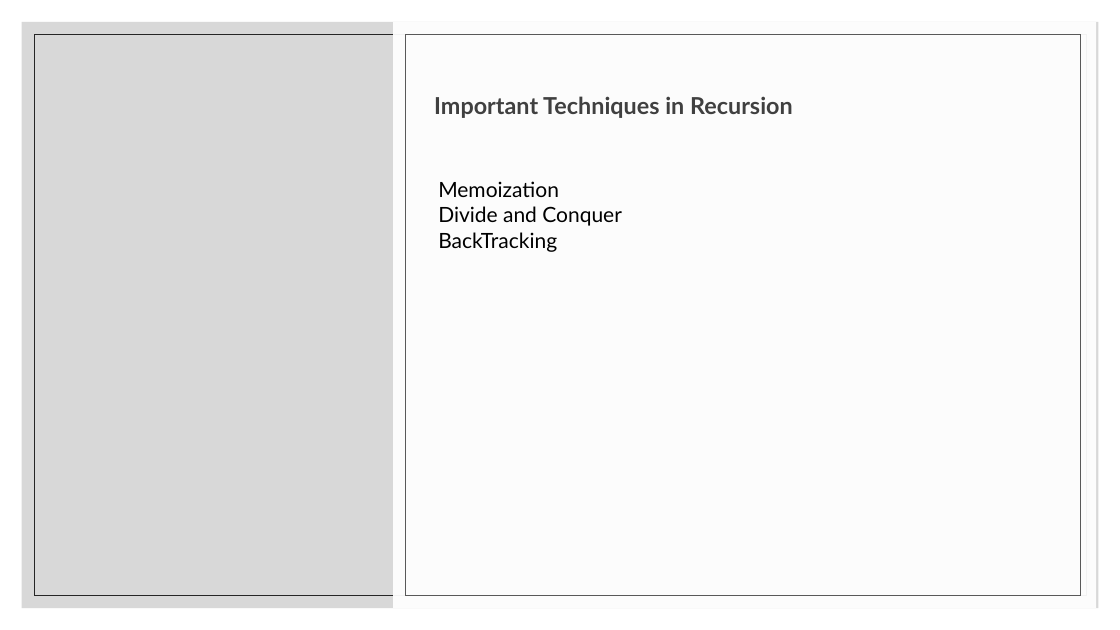
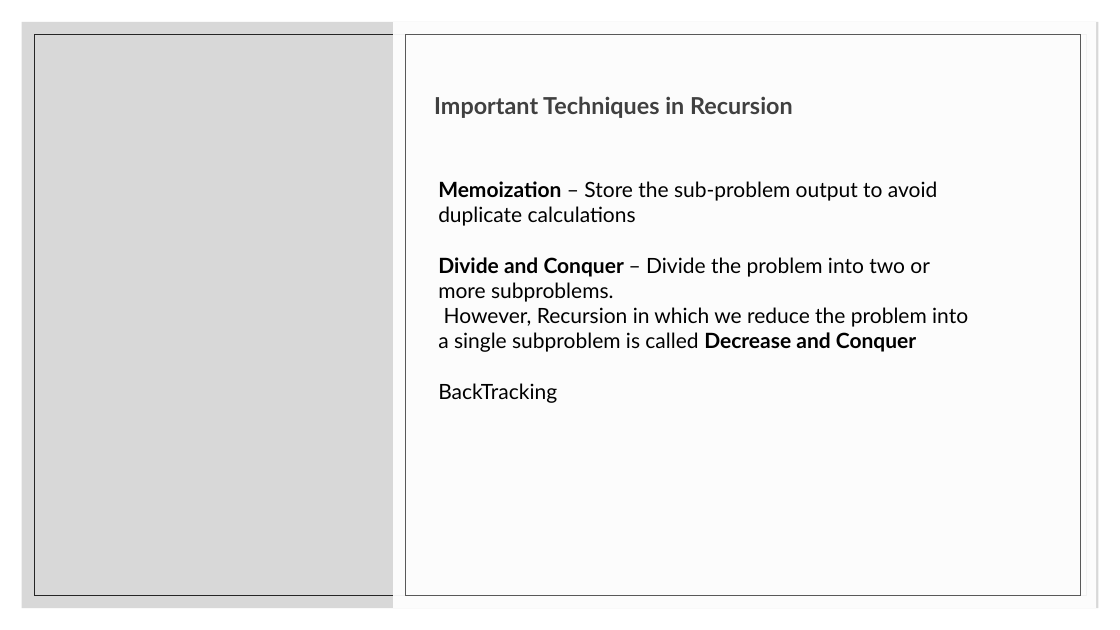
Before and after one commit to kumudaPriya98/DSAlgo, a slide deck: slide 11 of Recursion.pptx. Drawn at 1120x630 pixels with LibreOffice and Linux fonts; fonts in the diff are those of the drawing. Boxes give left, top, right and bottom in pixels: in the first picture for what was removed or moved away, otherwise in the second. Text is boxed around its words. In the diff, an @@ line names an element or a change of style, - is before the commit and + after.

Commit message:
Solve Recursion2 Divide and Conquer Problems from LeetCode

```diff
--- a/Recursion.pptx
+++ b/Recursion.pptx
@@ text at (x1=438, y1=181, x2=968, y2=352): text changed @@
-Memoization
-Divide and Conquer
+Memoization – Store the sub-problem output to avoid duplicate calculations
+Divide and Conquer – Divide the problem into two or more subproblems.
+However, Recursion in which we reduce the problem into a single subproblem is called Decrease and Conquer
```
Also in this commit, not shown: 1 slide added, 4 other files.
